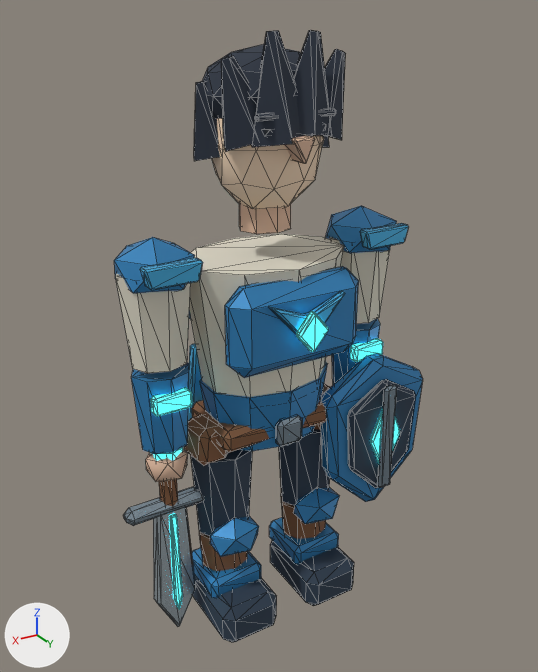
One commit to the glTF model assets/models/battle/balanced.glb: the scene before it, then after it.
Rendered twice from a 50 mm camera at (1.55, 2.61, 2.7) aimed at (-0.02, 0.01, 1.4). Lighting does not change. The marker at lower left points along +X, +Y and +Z. The first picture is the older version. Mesh edges are drawn as thin lines. Vertices at exactly the same position are counted once.

Objects in the first picture: 'BalancedCharacterMesh'.
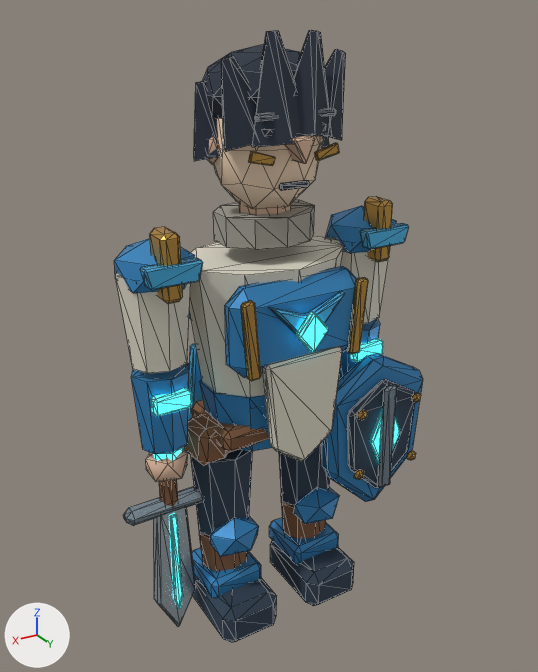
Changed parts and their boxes [x1, y1, x2, y2] in the pictures (538 x 672 px):
part 1 of me_cone, added
    after: [314, 143, 339, 160]
part 2 of me_cone, added
    after: [248, 151, 275, 165]
part 3 of me_cone, added
    after: [411, 393, 421, 403]
part 4 of me_cone, added
    after: [357, 409, 368, 420]
part 5 of me_cone, added
    after: [406, 451, 416, 460]
part 6 of me_cone, added
    after: [354, 470, 364, 480]
part 7 of me_cone, added
    after: [213, 199, 315, 250]
part 8 of me_cone, added
    after: [207, 137, 218, 165]
part 9 of me_cone, added
    after: [279, 180, 309, 190]
part 10 of me_cone, added (pale yellow)
    after: [262, 346, 342, 461]
part 11 of me_cone, added (orange)
    after: [348, 277, 368, 354]
part 12 of me_cone, added (orange)
    after: [241, 300, 261, 381]
part 13 of me_cone, added (orange)
    after: [364, 196, 393, 262]
part 14 of me_cone, added (orange)
    after: [150, 227, 183, 304]

Patch to the scene script:
```diff
--- a/assets/models/battle/balanced.glb.py
+++ b/assets/models/battle/balanced.glb.py
@@ me_cone @@
-me_cone.from_pydata(...)  # 1138 vertices, 2048 faces; spans x -0.79..0.71, y -0.27..0.38, z -0.01..2.65
+me_cone.from_pydata(...)  # 1476 vertices, 2656 faces; spans x -0.79..0.71, y -0.27..0.38, z -0.01..2.65
+# me_cone part 1: the loose piece of 24 vertices spanning x -0.62..-0.38, y 0.14..0.2, z 1.78..1.86 is copied, and the copy is turned 14.4 degrees about the y axis through its middle and scaled by 0.464, then moved by (0.35, 0.05, 0.4), in mat_balanced_warmbrass (orange #d1a250); it spans x -0.2..-0.09, y 0.22..0.23, z 2.19..2.25
+# me_cone part 2: the loose piece of 24 vertices spanning x 0.38..0.62, y 0.14..0.2, z 1.78..1.86 is copied, and the copy is turned -14.4 degrees about the y axis through its middle and scaled by 0.464, then moved by (-0.35, 0.05, 0.4), in mat_balanced_warmbrass (orange #d1a250); it spans x 0.09..0.2, y 0.22..0.23, z 2.19..2.25
+# me_cone part 3: a new loose piece, an icosphere of 20 faces spanning x -0.688..-0.633, y 0.27..0.302, z 1.012..1.067, in mat_balanced_warmbrass (orange #d1a250)
+# me_cone part 4: a new loose piece, an icosphere of 20 faces spanning x -0.368..-0.312, y 0.27..0.302, z 1.012..1.067, in mat_balanced_warmbrass (orange #d1a250)
+# me_cone part 5: a new loose piece, an icosphere of 20 faces spanning x -0.688..-0.633, y 0.27..0.302, z 0.693..0.748, in mat_balanced_warmbrass (orange #d1a250)
+# me_cone part 6: a new loose piece, an icosphere of 20 faces spanning x -0.368..-0.312, y 0.27..0.302, z 0.693..0.748, in mat_balanced_warmbrass (orange #d1a250)
+# me_cone part 7: a new loose piece, a 10-sided cylinder along z spanning x -0.21..0.21, y -0.18..0.18, z 1.85..1.97, in mat_balanced_clothshadow (grey #a29e93)
+# me_cone part 8: a new loose piece, an icosphere of 20 faces spanning x 0.197..0.273, y -0.04..0.04, z 2.17..2.31, in mat_balanced_skin (beige #deb89e)
+# me_cone part 9: the loose piece of 24 vertices spanning x -0.18..-0.04, y 0.21..0.24, z 2.35..2.38 is copied, and the copy is moved by (0.11, 0.0, -0.26); it spans x -0.06..0.06, y 0.21..0.23, z 2.09..2.12
+# me_cone part 10: a new loose piece of 30 vertices spanning x -0.19..0.19, y 0.28..0.33, z 0.93..1.43, in mat_balanced_creamcloth (pale yellow #dfdac8)
+# me_cone part 11: a new loose piece of 24 vertices spanning x -0.29..-0.22, y 0.31..0.34, z 1.38..1.72, in mat_balanced_warmbrass (orange #d1a250)
+# me_cone part 12: a new loose piece of 24 vertices spanning x 0.22..0.29, y 0.31..0.34, z 1.38..1.72, in mat_balanced_warmbrass (orange #d1a250)
+# me_cone part 13: a new loose piece of 24 vertices spanning x -0.54..-0.46, y 0.05..0.19, z 1.71..1.98, in mat_balanced_warmbrass (orange #d1a250)
+# me_cone part 14: a new loose piece of 24 vertices spanning x 0.46..0.54, y 0.05..0.19, z 1.71..1.98, in mat_balanced_warmbrass (orange #d1a250)
+# other edits to the shape of me_cone do not show in these pictures
 me_cone.materials.append(mat_balanced_creamcloth)
@@ me_cone @@
 me_cone.materials.append(mat_balanced_bladeedge)
+me_cone.materials.append(mat_balanced_warmbrass)  # orange #d1a250
+me_cone.materials.append(mat_balanced_clothshadow)  # grey #a29e93
```
